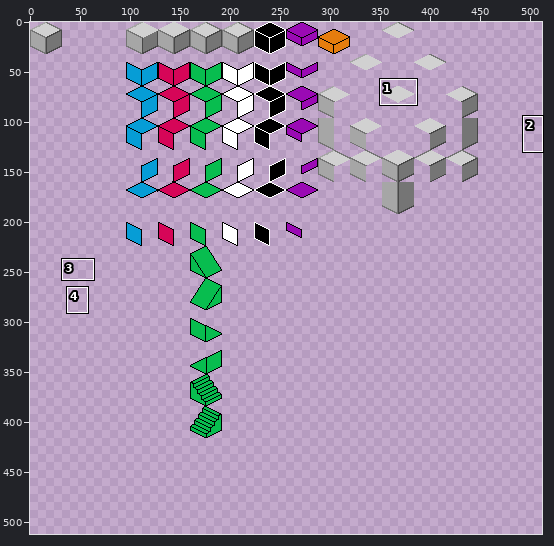
Pixel-art file, stored at levels/tiles.aseprite. The picture above shows the old version from afar; the outline marks the close-up.
Close-up. First the earlier version:
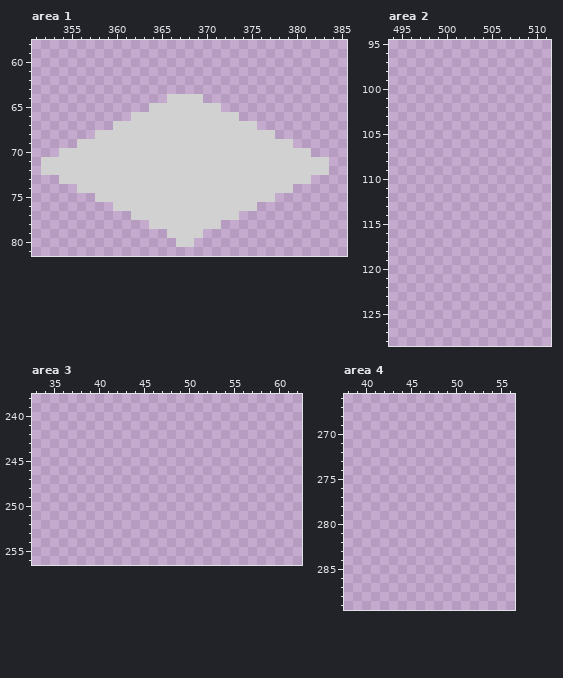
512x512 pixels, 1 frame. Colours within 5 levels of each other are drawn and written as one. Shown: area 1: x 351..385, y 58..81; area 2: x 494..511, y 95..128; area 3: x 33..62, y 238..256; area 4: x 38..56, y 266..289. The commit also changed other parts of the picture, which this record leaves out.
Once edited:
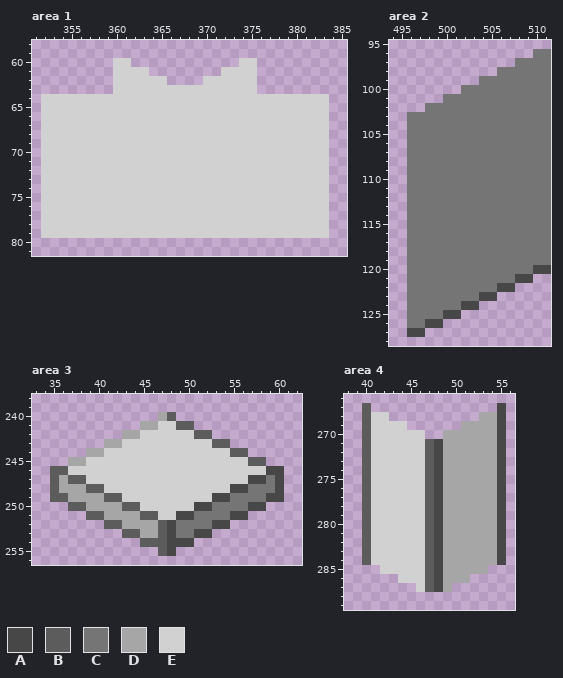
Palette (. is transparent): A #474747  B #5c5c5c  C #757575  D #a6a6a6  E #d1d1d1
The edit:
Area 1:
y 60: x 360..361 .. -> EE; x 374..375 .. -> EE
y 61: x 360..363 .... -> EEEE; x 372..375 .... -> EEEE
y 62: x 360..365 ...... -> EEEEEE; x 370..375 ...... -> EEEEEE
y 63: x 360..375 ................ -> EEEEEEEEEEEEEEEE
y 64: x 352..365 .............. -> EEEEEEEEEEEEEE; x 370..383 .............. -> EEEEEEEEEEEEEE
y 65: x 352..363 ............ -> EEEEEEEEEEEE; x 372..383 ............ -> EEEEEEEEEEEE
y 66: x 352..361 .......... -> EEEEEEEEEE; x 374..383 .......... -> EEEEEEEEEE
y 67: x 352..359 ........ -> EEEEEEEE; x 376..383 ........ -> EEEEEEEE
y 68: x 352..357 ...... -> EEEEEE; x 378..383 ...... -> EEEEEE
y 69: x 352..355 .... -> EEEE; x 380..383 .... -> EEEE
y 70: x 352..353 .. -> EE; x 382..383 .. -> EE
y 73: x 352..353 .. -> EE; x 382..383 .. -> EE
y 74: x 352..355 .... -> EEEE; x 380..383 .... -> EEEE
y 75: x 352..357 ...... -> EEEEEE; x 378..383 ...... -> EEEEEE
y 76: x 352..359 ........ -> EEEEEEEE; x 376..383 ........ -> EEEEEEEE
y 77: x 352..361 .......... -> EEEEEEEEEE; x 374..383 .......... -> EEEEEEEEEE
y 78: x 352..363 ............ -> EEEEEEEEEEEE; x 372..383 ............ -> EEEEEEEEEEEE
y 79: x 352..365 .............. -> EEEEEEEEEEEEEE; x 370..383 .............. -> EEEEEEEEEEEEEE
y 80: x 367..368 EE -> ..
Area 2:
y 96: x 510..511 .. -> CC
y 97: x 508..511 .... -> CCCC
y 98: x 506..511 ...... -> CCCCCC
y 99: x 504..511 ........ -> CCCCCCCC
y 100: x 502..511 .......... -> CCCCCCCCCC
y 101: x 500..511 ............ -> CCCCCCCCCCCC
y 102: x 498..511 .............. -> CCCCCCCCCCCCCC
y 103..119: x 496..511 ................ -> CCCCCCCCCCCCCCCC
y 120: x 496..511 ................ -> CCCCCCCCCCCCCCAA
y 121: x 496..509 .............. -> CCCCCCCCCCCCAA
y 122: x 496..507 ............ -> CCCCCCCCCCAA
y 123: x 496..505 .......... -> CCCCCCCCAA
y 124: x 496..503 ........ -> CCCCCCAA
y 125: x 496..501 ...... -> CCCCAA
y 126: x 496..499 .... -> CCAA
y 127: x 496..497 .. -> AA
Area 3:
y 240: x 47..48 .. -> DB
y 241: x 45..50 ...... -> DDEEBB
y 242: x 43..52 .......... -> DDEEEEEEBB
y 243: x 41..54 .............. -> DDEEEEEEEEEEBB
y 244: x 39..56 .................. -> DDEEEEEEEEEEEEEEBB
y 245: x 37..58 ...................... -> DDEEEEEEEEEEEEEEEEEEBB
y 246: x 35..60 .......................... -> BBEEEEEEEEEEEEEEEEEEEEEEAA
y 247: x 35..60 .......................... -> BDBBEEEEEEEEEEEEEEEEEEAACA
y 248: x 35..60 .......................... -> BDDDBBEEEEEEEEEEEEEEAACCCA
y 249: x 35..60 .......................... -> BBDDDDBBEEEEEEEEEEAACCCCAA
y 250: x 37..58 ...................... -> BBDDDDBBEEEEEEAACCCCAA
y 251: x 39..56 .................. -> BBDDDDBBEEAACCCCAA
y 252: x 41..54 .............. -> BBDDDDBACCCCAA
y 253: x 43..52 .......... -> BBDDBACCAA
y 254: x 45..50 ...... -> BBBAAA
y 255: x 47..48 .. -> BA
Area 4:
y 267: x 40 . -> B; x 55 . -> A
y 268: x 40..42 ... -> BEE; x 53..55 ... -> DDA
y 269: x 40..44 ..... -> BEEEE; x 51..55 ..... -> DDDDA
y 270: x 40..46 ....... -> BEEEEEE; x 49..55 ....... -> DDDDDDA
y 271..284: x 40..55 ................ -> BEEEEEEBADDDDDDA
y 285: x 42..53 ............ -> EEEEEBADDDDD
y 286: x 44..51 ........ -> EEEBADDD
y 287: x 46..49 .... -> EBAD
Boxes around the changes in both close-ups, in picture pixels (x1, y1, x2, y2):
changed: (41, 58, 329, 247)
added: (407, 49, 551, 337)
added: (50, 412, 284, 556)
added: (362, 403, 506, 592)
